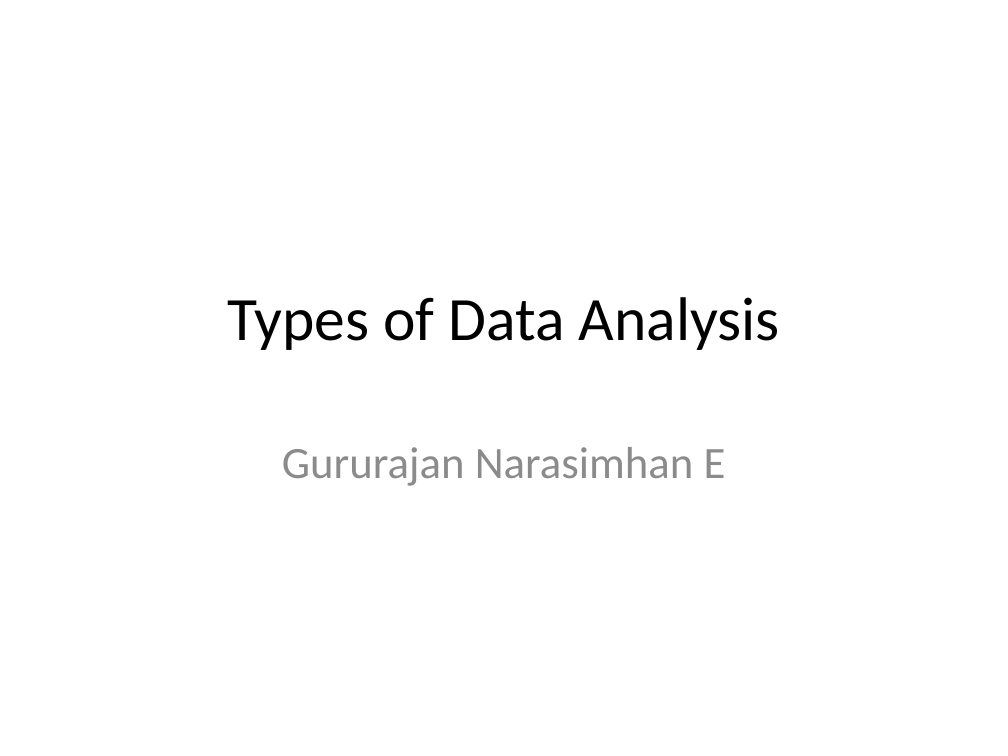
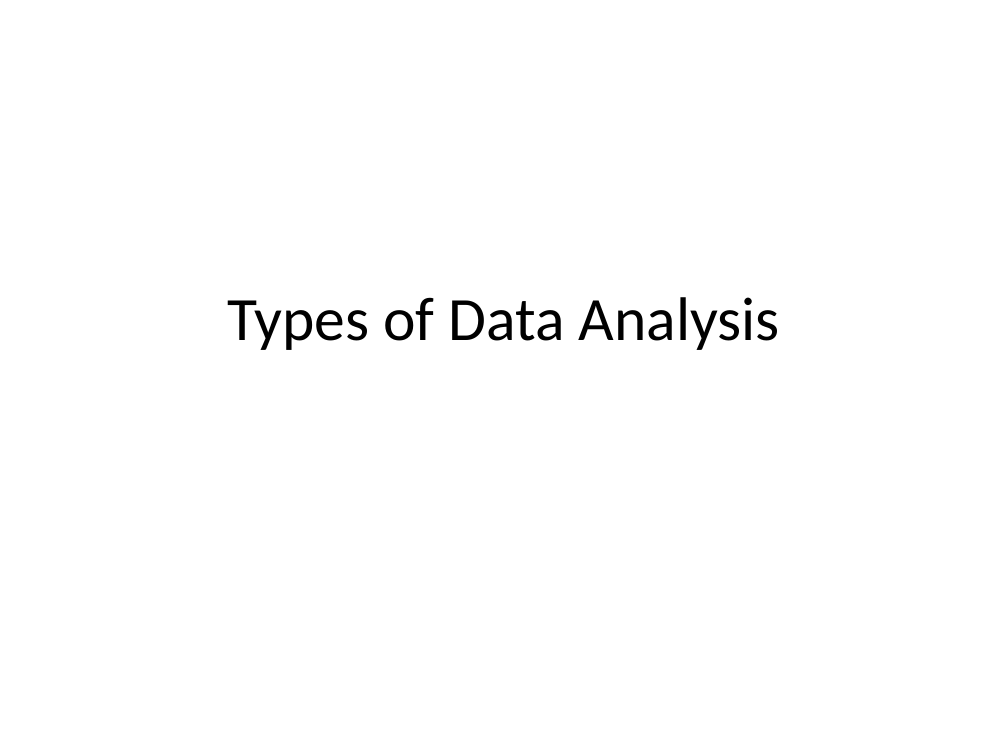
Before and after one commit to enuguru/artificial_intelligence_and_machine_learning, a slide deck: slide 1 of AI-ML-Course-Induction-and-General/One/Types_of_Data_Analysis.pptx. Drawn at 1008x756 pixels with LibreOffice and Linux fonts; fonts in the diff are those of the drawing. Boxes give left, top, right and bottom in pixels: in the first picture for what was removed or moved away, otherwise in the second. Text is boxed around its words. In the diff, an @@ line names an element or a change of style, - is before the commit and + after.

```diff
--- a/AI-ML-Course-Induction-and-General/One/Types_of_Data_Analysis.pptx
+++ b/AI-ML-Course-Induction-and-General/One/Types_of_Data_Analysis.pptx
@@ subtitle removed at <box>282,447,726,486</box> @@
-Gururajan Narasimhan E
```
Also in this commit, not shown: 30 other files.
